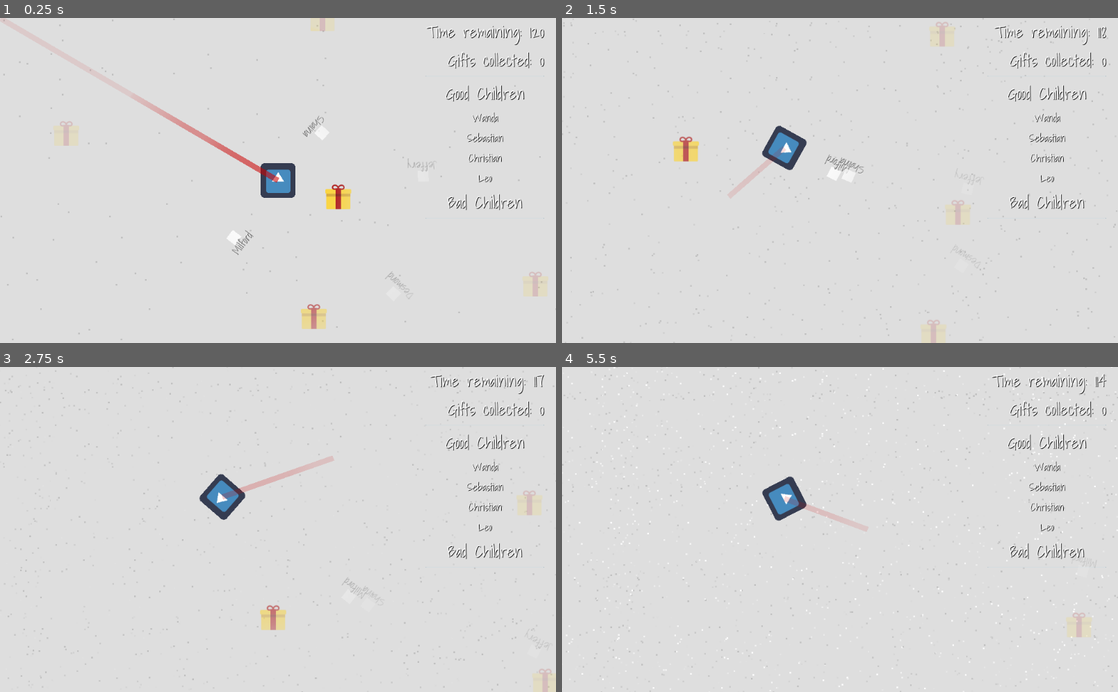
Above: before the commit, frames 1-4 (two rows, left to right).
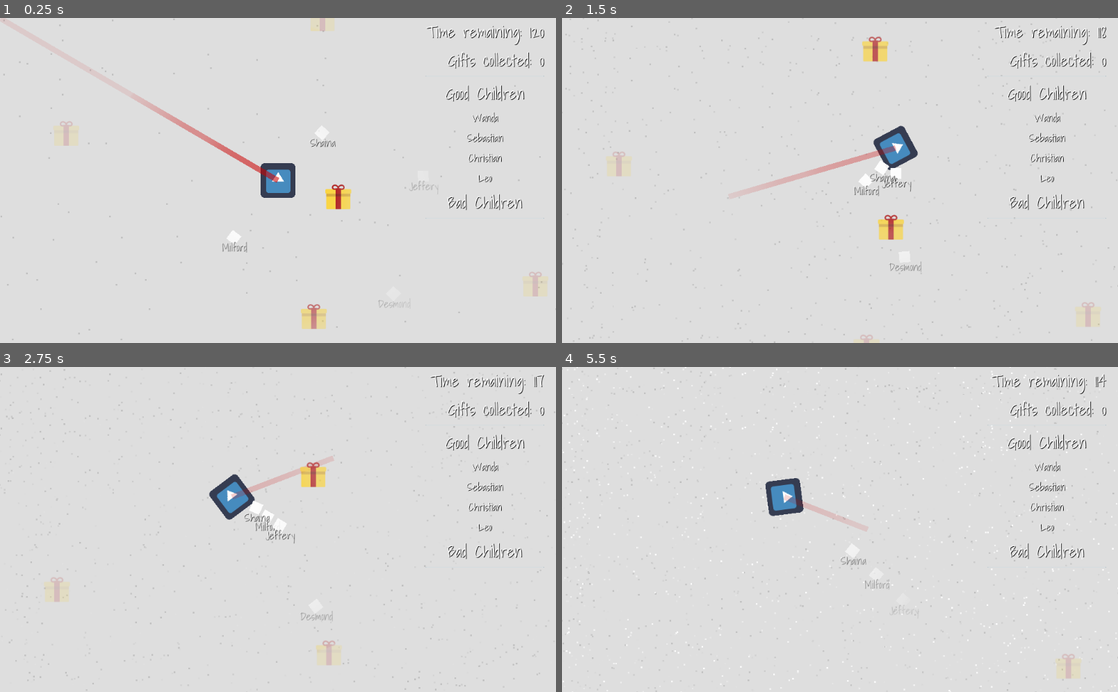
Above: after the commit, the same moments.

Repository: GameDrivenDesign/SebastHolyWandarousChristmasGame
Game: Godot game, scene res://scenes/world/world.tscn
Same seed, same stepped clock (60 frames per second), same inputs: the game is played once before the commit and once after it. The engine's default icon, where the game draws it, is replaced by a stand-in: a white triangle on a blue panel in a dark square.
Inputs (mouse positions are in pixels of both pictures, inside the frame that each line leads up to):
- Up to frame 1 (0.25 s): no input
- Up to frame 2 (1.5 s): move the mouse to (962, 164) at 0.52 s; hold Right (right) 0.53-1.28 s; click (962, 164) at 0.6 s; move the mouse to (728, 196) at 1.27 s; hold Down (down) from 1.28 s (still down); click (728, 196) at 1.35 s
- Up to frame 3 (2.75 s): move the mouse to (333, 458) at 2.02 s; release Down (down) at 2.03 s; hold Right (right) from 2.03 s (still down); click (333, 458) at 2.1 s
- Up to frame 4 (5.5 s): move the mouse to (812, 594) at 2.77 s; release Right (right) at 2.78 s; hold Up (up) 2.78-3.53 s; click (812, 594) at 2.85 s; move the mouse to (1006, 578) at 3.52 s; hold Left (left) 3.53-5.03 s; click (1006, 578) at 3.6 s; move the mouse to (673, 480) at 4.27 s; click (673, 480) at 4.35 s; move the mouse to (867, 529) at 5.02 s; hold Down (down) from 5.03 s (still down); click (867, 529) at 5.1 s

The runs differ from the first frame. In frame 1, 0.3% of the frame differs, in the area x 40-79%, y 30-90%; in frame 2, 5.0%, in the area x 0-100%, y 0-100%; in frame 3, 3.3%; in frame 4, 1.7%.

Commit message:
fix dumb kid name label rotation

Diff:
--- a/scenes/dumb_kid/dumb_kid.gd
+++ b/scenes/dumb_kid/dumb_kid.gd
@@ -32,6 +32,8 @@
 
 	look_at(player.position)
 
+	$name_container.rotation = -rotation
+
 func _physics_process(delta):
 	var collision_info = move_and_collide(velocity * delta)
 	if collision_info:
@@ -43,7 +45,7 @@
 				$collision_shape.disabled = true
 				$placeholder_rect.color = Color(0.8, 0, 0)
 				alive = false
-				emit_signal("is_done", $name.text, false)
+				emit_signal("is_done", $name_container/name.text, false)
 		if "gift_projectiles" in collider.get_groups():
 			var collision_point = collision_info.position
 			var speed = (collision_info.collider_velocity - velocity).length()
@@ -51,13 +53,13 @@
 			$placeholder_rect.color = Color(0.0, 0.8, 0)
 			alive = false
 			collider.queue_free()
-			emit_signal("is_done", $name.text, is_good_kid)
+			emit_signal("is_done", $name_container/name.text, is_good_kid)
 
 		# TODO: If hit by coal
 		# emit_signal("is_done", $name.text, not is_good_kid)
 
 func set_name(name):
-	$name.text = name
+	$name_container/name.text = name
 
 func set_is_good_kid(is_good):
 	is_good_kid = is_good
--- a/scenes/dumb_kid/dumb_kid.tscn
+++ b/scenes/dumb_kid/dumb_kid.tscn
@@ -44,7 +44,9 @@
 
 shape = SubResource( 1 )
 
-[node name="name" type="Label" parent="." index="2"]
+[node name="name_container" type="Node2D" parent="." index="2"]
+
+[node name="name" type="Label" parent="name_container" index="0"]
 
 anchor_left = 0.0
 anchor_top = 0.0
--- a/scenes/player/player.tscn
+++ b/scenes/player/player.tscn
@@ -10,7 +10,7 @@
 custom_solver_bias = 0.0
 extents = Vector2( 10, 10 )
 
-[node name="player" type="RigidBody2D" index="0" groups=[
+[node name="player" type="RigidBody2D" groups=[
 "players",
 ]]
 
--- a/scenes/world/world.tscn
+++ b/scenes/world/world.tscn
@@ -8,7 +8,7 @@
 [ext_resource path="res://scenes/gift/gift.tscn" type="PackedScene" id=6]
 [ext_resource path="res://scenes/dumb_kid/dumb_kid.tscn" type="PackedScene" id=7]
 
-[node name="map" type="Node2D" index="0"]
+[node name="map" type="Node2D"]
 
 script = ExtResource( 1 )
 
